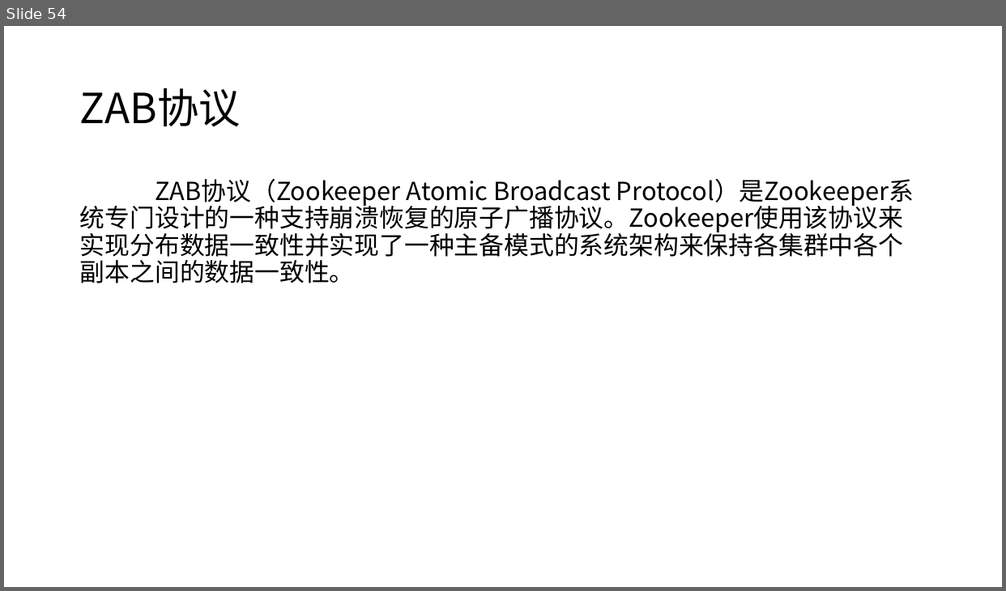
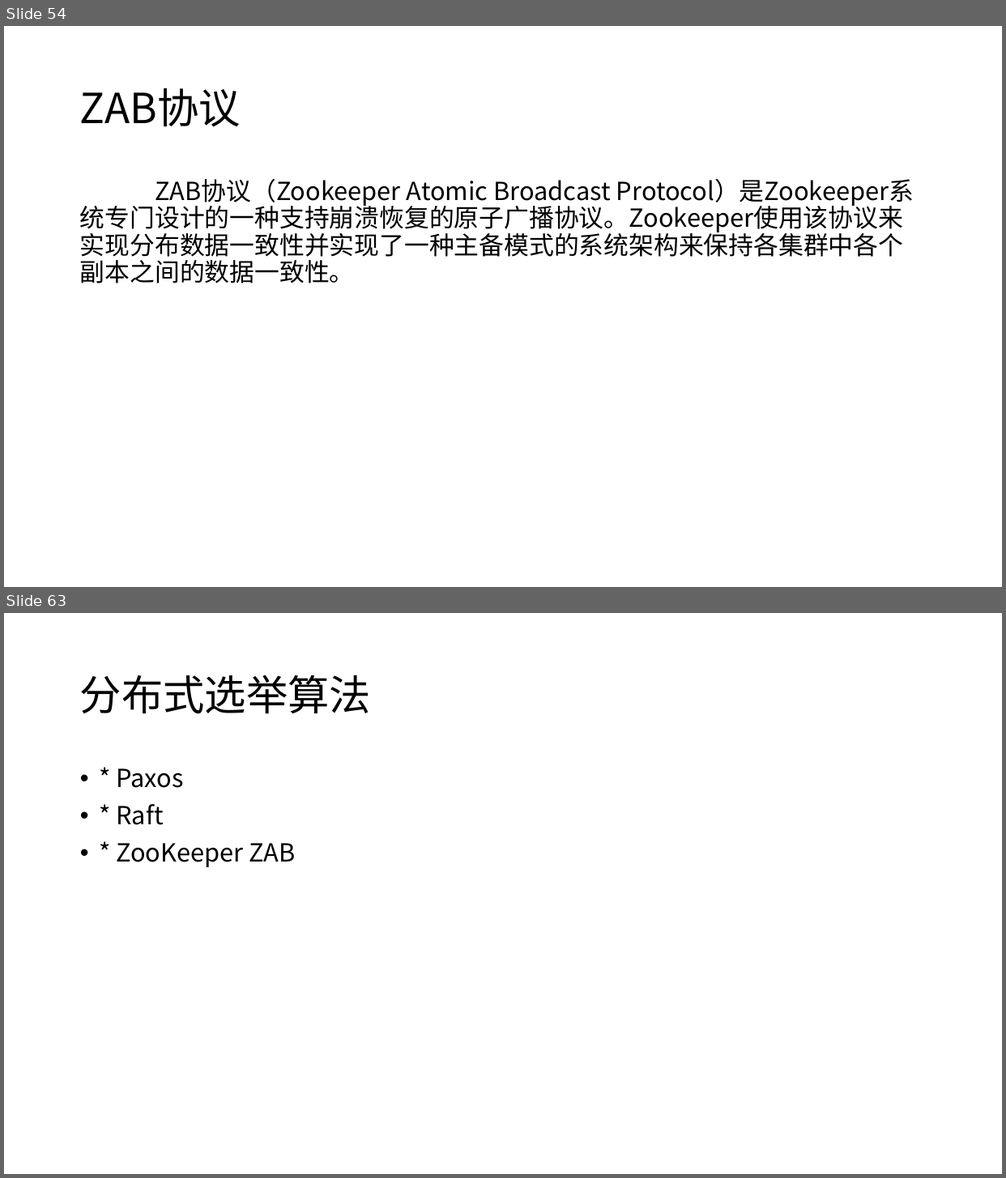
Before and after one commit to moxingwang/zookeeper, a slide deck: zookeeper.pptx. Shown one above the other, each under a label of ours: slide 54 before the commit, slides 54 and 63 after it; the slides between them are not shown. The pictures are 1006x591 and 1006x1178 pixels, drawn with LibreOffice and Linux fonts; fonts in the diff are those of the drawing. Boxes give left, top, right and bottom in pixels: in the first picture for what was removed or moved away, otherwise in the second. Text is boxed around its words. In the diff, an @@ line names an element or a change of style, - is before the commit and + after.

```diff
--- a/zookeeper.pptx
+++ b/zookeeper.pptx
@@ slide 63 added at (4, 613, 1002, 1174), background #FFFFFF @@
@@ title added at (80, 675, 371, 714), 40 pt, text #000000 @@
+分布式选举算法
@@ text added at (116, 769, 295, 867), 24 pt, text #000000 @@
+• * Paxos
+• * Raft
+• * ZooKeeper ZAB
```
Also in this commit, not shown: 52 other slides added, 5 slides removed.
